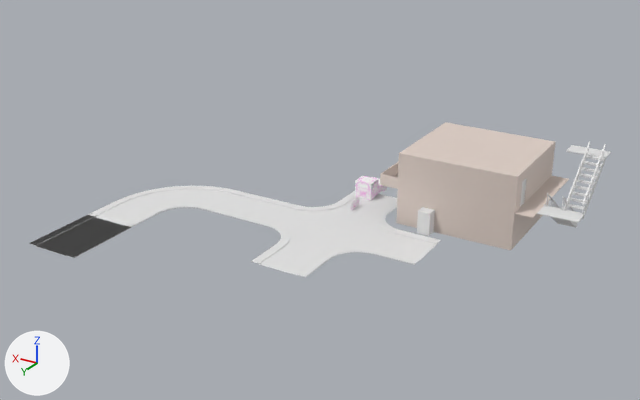
A saved change to the Blender file horror-game/blendfiles/3.blend.
Both versions are drawn from a 50 mm lens placed at (-22.3, 62.3, 28.7), pointed at (8.9, 10.3, 2.7). The lights are fixed; the arrows at lower left show +X, +Y and +Z. The older version comes first.

In view in the first picture: 'ref_car', 'road_bend', 'road_crossing', 'road_straight', 'room_apart', 'room_main_half', 'structure_stair_outdoor' and 4 more.
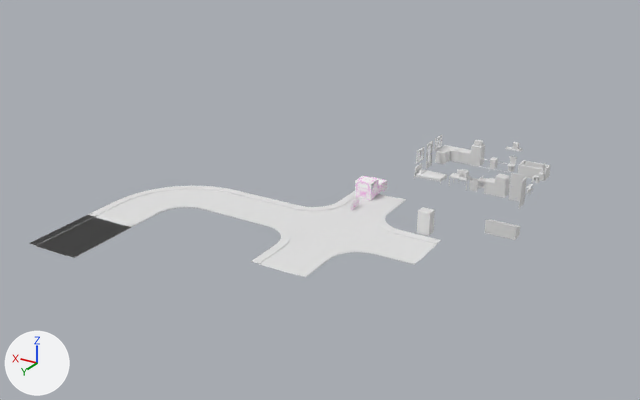
What differs and where, as boxes (x1, y1, x2, y2) in the pictures (640 x 400 px):
'room_apart', hidden: before (380, 122, 569, 218)
'room_main_half', hidden: before (396, 189, 548, 250)
'structure_stair_outdoor', hidden: before (537, 141, 611, 228)
part 1 of me_cube_028, added: after (421, 170, 447, 181)
part 2 of me_cube_044, added: after (471, 146, 481, 157)
part 3 of me_cube_044, added: after (470, 156, 481, 167)
part 4 of me_cube_007, added: after (445, 151, 450, 164)
part 5 of me_cube_007, added: after (450, 150, 460, 162)
part 6 of me_cube_007, added: after (460, 152, 470, 164)

The change, as a list of edits to the scene's bpy script:
```text
Change me_cube_028:
    used by ob_object_bedroom_bed; location = (3.5, 2.54, 2.87)
    remove me_cube_028.from_pydata(...)  # 24 vertices, 16 faces; spans x -1.14..1.14, y -0.6..0.6, z 0.22..0.95
    add me_cube_028.from_pydata(...)  # 294 vertices, 268 faces; spans x -1.15..1.14, y -0.6..0.6, z 0.0..0.95
    me_cube_028 part 1: a new loose piece of 40 vertices spanning x -1.15..0.56, y -0.6..0.6, z 0.24..0.45
    other edits to the shape of me_cube_028 do not show in these pictures
Change me_cube_044:
    used by ob_object_kitchen_fridge; location = (1.58, -2.39, 2.87)
    remove me_cube_044.from_pydata(...)  # 44 vertices, 39 faces; spans x -0.41..0.41, y -0.42..0.42, z 0.0..1.66
    add me_cube_044.from_pydata(...)  # 110 vertices, 96 faces; spans x -0.41..0.41, y -0.42..0.48, z 0.0..1.66
    me_cube_044 part 2: a new loose piece of 42 vertices spanning x -0.41..0.41, y 0.25..0.48, z 0.83..1.66
    me_cube_044 part 3: a new loose piece of 24 vertices spanning x -0.41..0.41, y -0.4..0.48, z 0.0..0.83
Change me_cube_007:
    used by ob_object_kitchenette; location = (4.66, -1.02, 2.87)
    remove me_cube_007.from_pydata(...)  # 44 vertices, 39 faces; spans x -2.66..0.0, y -1.79..0.02, z 0.0..0.98
    add me_cube_007.from_pydata(...)  # 68 vertices, 57 faces; spans x -2.66..0.0, y -1.79..0.02, z 0.0..0.98
    me_cube_007 part 4: a new loose piece, a box spanning x -0.864..-0.822, y -0.931..-0.075, z 0.057..0.919
    me_cube_007 part 5: a new loose piece, a box spanning x -1.665..-0.88, y -0.989..-0.947, z 0.057..0.919
    me_cube_007 part 6: a new loose piece, a box spanning x -2.567..-1.782, y -0.989..-0.947, z 0.057..0.919
Change ob_room_apart:
    add ob_room_apart.hide_set(True)
Change ob_structure_stair_outdoor:
    add ob_structure_stair_outdoor.hide_set(True)
Change ob_room_main_half:
    add ob_room_main_half.hide_set(True)
```
